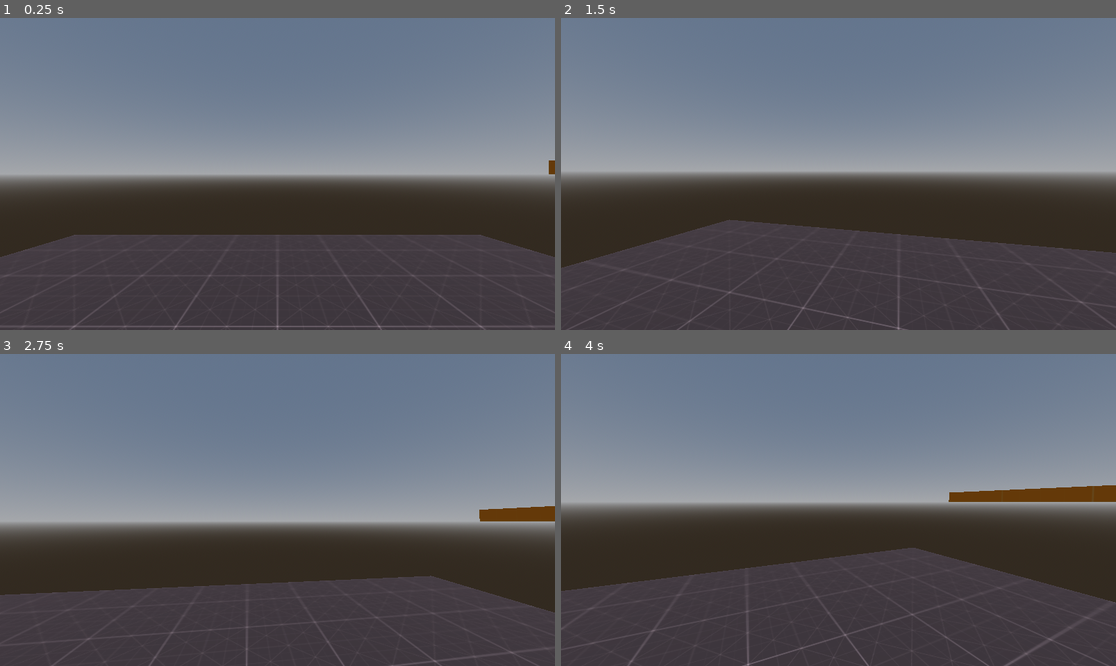
Above: before the commit, frames 1-4 (two rows, left to right).
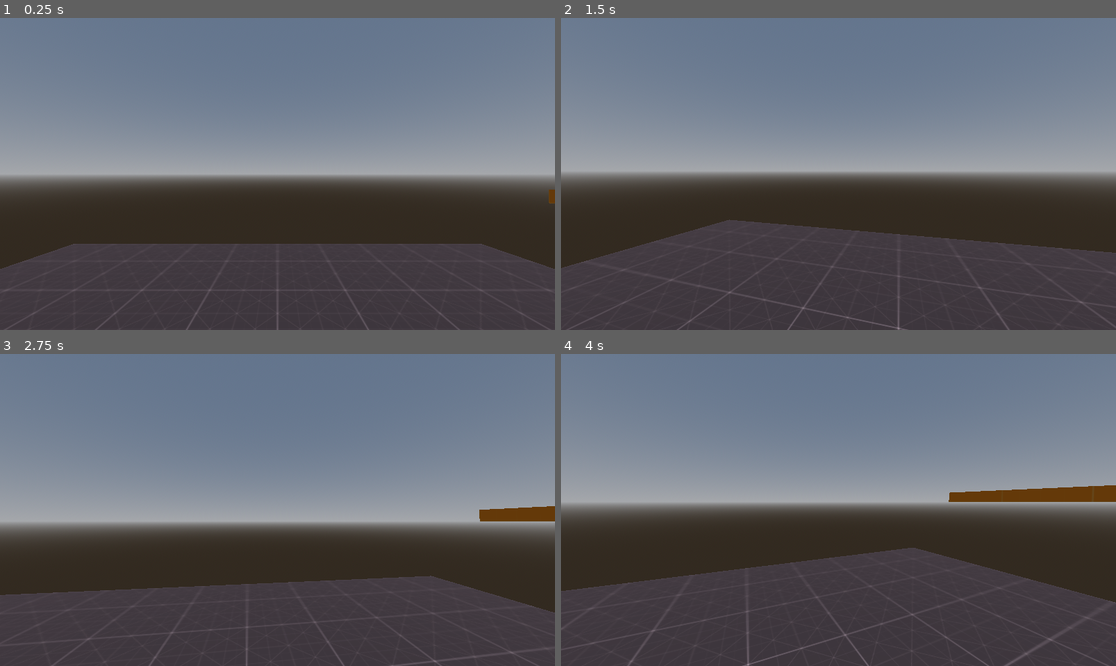
Above: after the commit, the same moments.

Repository: fireproofpenguin/quiet-work
Game: Godot game, scene res://levels/prototype.tscn
The game is run twice, just before and just after one commit, with the same random seed, the same clock (stepped at 60 frames per second) and the same inputs.
Inputs (mouse positions are in pixels of both pictures, inside the frame that each line leads up to):
- Up to frame 1 (0.25 s): no input
- Up to frame 2 (1.5 s): tap Enter (ui_accept) at 0.5, 0.77, 1.25 s; move the mouse to (866, 174) at 0.52 s; hold Up (ui_up) from 0.53 s (still down); move the mouse to (810, 174) at 1.27 s
- Up to frame 3 (2.75 s): keep holding Up (ui_up); tap Enter (ui_accept) at 1.52, 2 s; move the mouse to (288, 503) at 2.02 s
- Up to frame 4 (4 s): keep holding Up (ui_up); tap Enter (ui_accept) at 2.75, 3.02, 3.5, 3.77 s; move the mouse to (832, 516) at 2.77 s; move the mouse to (877, 513) at 3.52 s

The runs differ from the first frame. In frame 1, 3.7% of the frame differs, in the area x 0-100%, y 45-100%; in frame 2, less than 0.1%; in frame 3, less than 0.1%; in frame 4, less than 0.1%.

Commit message:
Basic player movement

Diff:
--- a/levels/prototype.tscn
+++ b/levels/prototype.tscn
@@ -49,4 +49,4 @@
 [node name="WorldEnvironment" parent="." unique_id=1377929676 instance=ExtResource("1_0vqeo")]
 
 [node name="PlayerController" parent="." unique_id=1747120743 instance=ExtResource("4_1nyb5")]
-transform = Transform3D(1, 0, 0, 0, 1, 0, 0, 0, 1, 0, 1, 0)
+transform = Transform3D(1, 0, 0, 0, 1, 0, 0, 0, 1, 0, 1.5, 0)
--- a/project.godot
+++ b/project.godot
@@ -19,6 +19,34 @@
 
 project/assembly_name="quiet-work"
 
+[input]
+
+move_left={
+"deadzone": 0.2,
+"events": [Object(InputEventKey,"resource_local_to_scene":false,"resource_name":"","device":-1,"window_id":0,"alt_pressed":false,"shift_pressed":false,"ctrl_pressed":false,"meta_pressed":false,"pressed":false,"keycode":0,"physical_keycode":65,"key_label":0,"unicode":97,"location":0,"echo":false,"script":null)
+]
+}
+move_right={
+"deadzone": 0.2,
+"events": [Object(InputEventKey,"resource_local_to_scene":false,"resource_name":"","device":-1,"window_id":0,"alt_pressed":false,"shift_pressed":false,"ctrl_pressed":false,"meta_pressed":false,"pressed":false,"keycode":0,"physical_keycode":68,"key_label":0,"unicode":100,"location":0,"echo":false,"script":null)
+]
+}
+move_forward={
+"deadzone": 0.2,
+"events": [Object(InputEventKey,"resource_local_to_scene":false,"resource_name":"","device":-1,"window_id":0,"alt_pressed":false,"shift_pressed":false,"ctrl_pressed":false,"meta_pressed":false,"pressed":false,"keycode":0,"physical_keycode":87,"key_label":0,"unicode":119,"location":0,"echo":false,"script":null)
+]
+}
+move_backward={
+"deadzone": 0.2,
+"events": [Object(InputEventKey,"resource_local_to_scene":false,"resource_name":"","device":-1,"window_id":0,"alt_pressed":false,"shift_pressed":false,"ctrl_pressed":false,"meta_pressed":false,"pressed":false,"keycode":0,"physical_keycode":83,"key_label":0,"unicode":115,"location":0,"echo":false,"script":null)
+]
+}
+debug_quit={
+"deadzone": 0.2,
+"events": [Object(InputEventKey,"resource_local_to_scene":false,"resource_name":"","device":-1,"window_id":0,"alt_pressed":false,"shift_pressed":false,"ctrl_pressed":false,"meta_pressed":false,"pressed":false,"keycode":0,"physical_keycode":4194305,"key_label":0,"unicode":0,"location":0,"echo":false,"script":null)
+]
+}
+
 [physics]
 
 3d/physics_engine="Jolt Physics"
--- a/scripts/player/player_controller.gd
+++ b/scripts/player/player_controller.gd
@@ -1,31 +1,44 @@
 class_name PlayerController extends CharacterBody3D
 
-
+@export_category("Player settings")
+@export var acceleration: float = 2.0
+@export var deceleration: float = 1.0
+@export var speed: float = 5.0
 #const SPEED = 5.0
 #const JUMP_VELOCITY = 4.5
-#
-#
-#func _physics_process(delta):
-	## Add the gravity.
-	#if not is_on_floor():
-		#velocity += get_gravity() * delta
+
+var _input_dir: Vector2 = Vector2.ZERO
+var _movement_velocity: Vector3 = Vector3.ZERO
+
+func _unhandled_key_input(event):
+	if event.is_action("debug_quit"):
+		get_tree().quit()
+
+func _physics_process(delta):
+	# Add the gravity.
+	if not is_on_floor():
+		velocity += get_gravity() * delta
 #
 	## Handle jump.
 	#if Input.is_action_just_pressed("ui_accept") and is_on_floor():
 		#velocity.y = JUMP_VELOCITY
 #
-	## Get the input direction and handle the movement/deceleration.
-	## As good practice, you should replace UI actions with custom gameplay actions.
-	#var input_dir = Input.get_vector("ui_left", "ui_right", "ui_up", "ui_down")
-	#var direction = (transform.basis * Vector3(input_dir.x, 0, input_dir.y)).normalized()
-	#if direction:
-		#velocity.x = direction.x * SPEED
-		#velocity.z = direction.z * SPEED
-	#else:
-		#velocity.x = move_toward(velocity.x, 0, SPEED)
-		#velocity.z = move_toward(velocity.z, 0, SPEED)
-#
-	#move_and_slide()
+	# Get the input direction and handle the movement/deceleration.
+	# As good practice, you should replace UI actions with custom gameplay actions.
+	_input_dir = Input.get_vector("move_left", "move_right", "move_forward", "move_backward")
+	var current_velocity = Vector2(_movement_velocity.x, _movement_velocity.z)
+	var direction = (transform.basis * Vector3(_input_dir.x, 0, _input_dir.y)).normalized()
+
+	if direction:
+		current_velocity = lerp(current_velocity, Vector2(direction.x, direction.z) * speed, acceleration)
+	else:
+		current_velocity = current_velocity.move_toward(Vector2.ZERO, deceleration)
+
+	_movement_velocity = Vector3(current_velocity.x, velocity.y, current_velocity.y)
+
+	velocity = _movement_velocity
+
+	move_and_slide()
 
 func update_rotation(rotation_input: Vector3) -> void:
 	global_transform.basis = Basis.from_euler(rotation_input)
